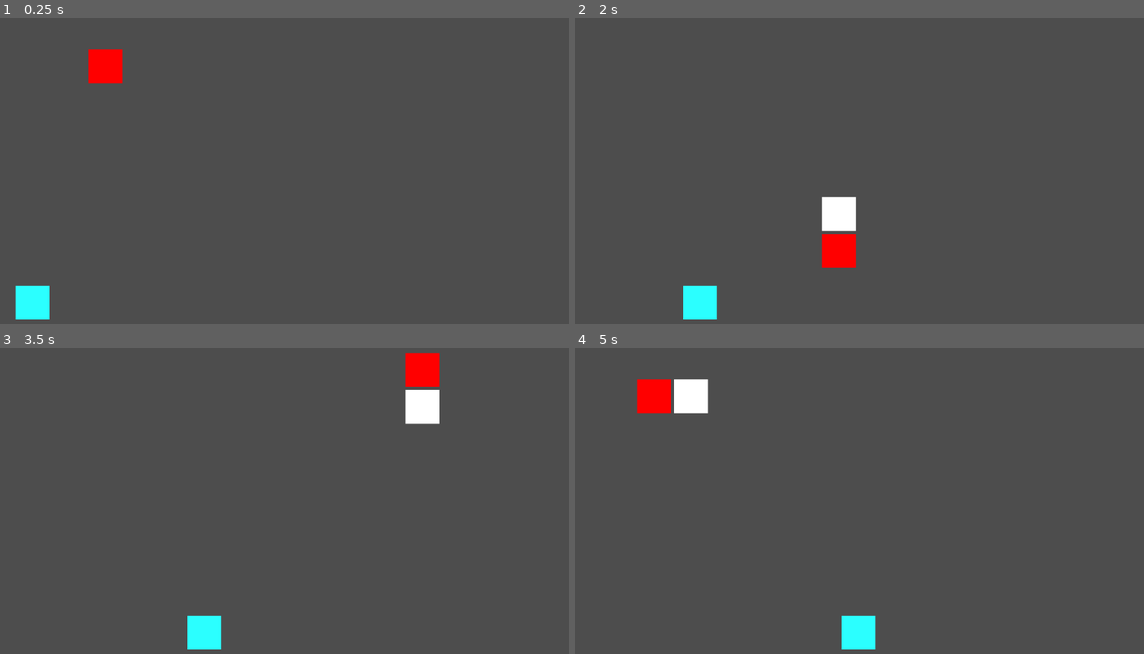
Above: before the commit, frames 1-4 (two rows, left to right).
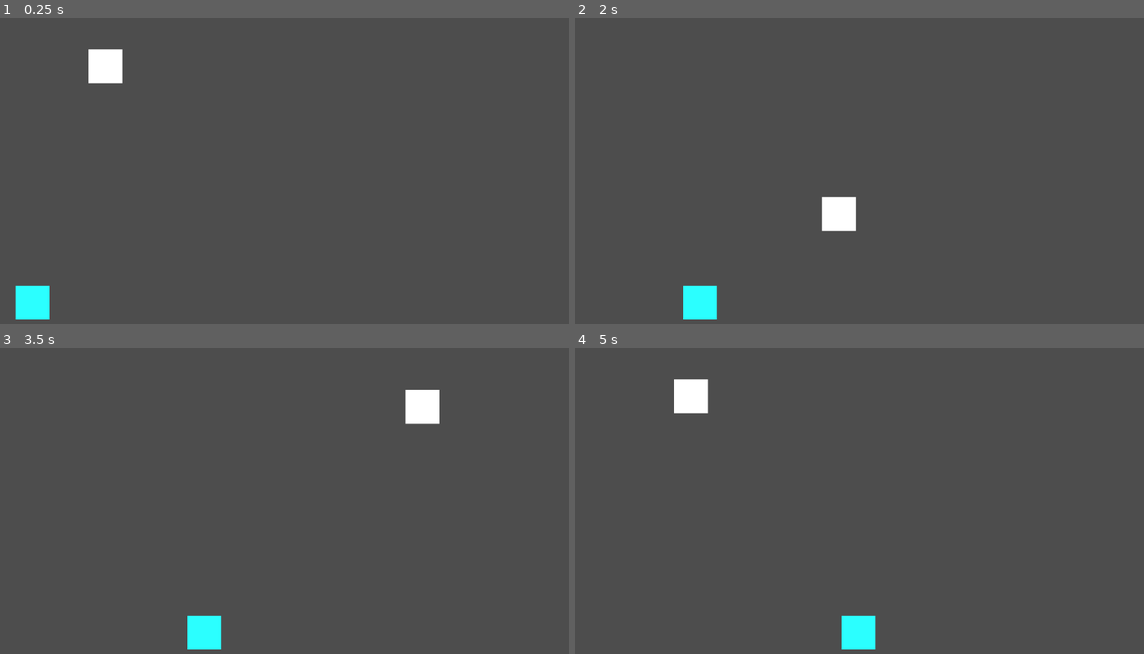
Above: after the commit, the same moments.

Repository: J-Abitria/2025-crimson-game-jam
Game: Godot game, scene res://PartyRoom.tscn
Same seed, same stepped clock (60 frames per second), same inputs: the game is played once before the commit and once after it.
Inputs:
- Up to frame 1 (0.25 s): no input
- Up to frame 2 (2 s): hold D (moveRight) 0.53-1.28 s; tap E (interact) at 0.6, 1.35 s; hold S (moveDown) from 1.28 s (still down)
- Up to frame 3 (3.5 s): release S (moveDown) at 2.03 s; hold D (moveRight) 2.03-2.78 s; tap E (interact) at 2.1, 2.85 s; hold W (moveUp) from 2.78 s (still down)
- Up to frame 4 (5 s): release W (moveUp) at 3.53 s; hold A (moveLeft) from 3.53 s (still down); tap E (interact) at 3.6, 4.35 s

The runs differ from the first frame. In frame 1, 0.7% of the frame differs, in the area x 15-22%, y 10-22%; in frame 2, 0.7%; in frame 3, 0.7%; in frame 4, 0.7%.

Commit message:
Made the interaction hitbox temporary.

Diff:
--- a/2025-crimson-game-jam/Scripts/Player.gd
+++ b/2025-crimson-game-jam/Scripts/Player.gd
@@ -5,6 +5,8 @@
 
 func _ready():
 	interactionHitbox = get_node("InteractionHitbox")
+	interactionHitbox.process_mode = Node.PROCESS_MODE_DISABLED
+	interactionHitbox.visible = false
 	print("Interaction Hitbox Pos - X: %d Y: %d" % [interactionHitbox.position.x, interactionHitbox.position.y])
 
 func updateInteractionPosition():
@@ -18,7 +20,11 @@
 		interactionHitbox.position = Vector2(0, 70)
 
 func promptInteraction():
-	pass
+	interactionHitbox.process_mode = Node.PROCESS_MODE_ALWAYS
+	interactionHitbox.visible = true
+	await get_tree().create_timer(0.5).timeout
+	interactionHitbox.process_mode = Node.PROCESS_MODE_DISABLED
+	interactionHitbox.visible = false
 
 func _process(_delta):
 	if Input.is_action_just_pressed("interact"):
